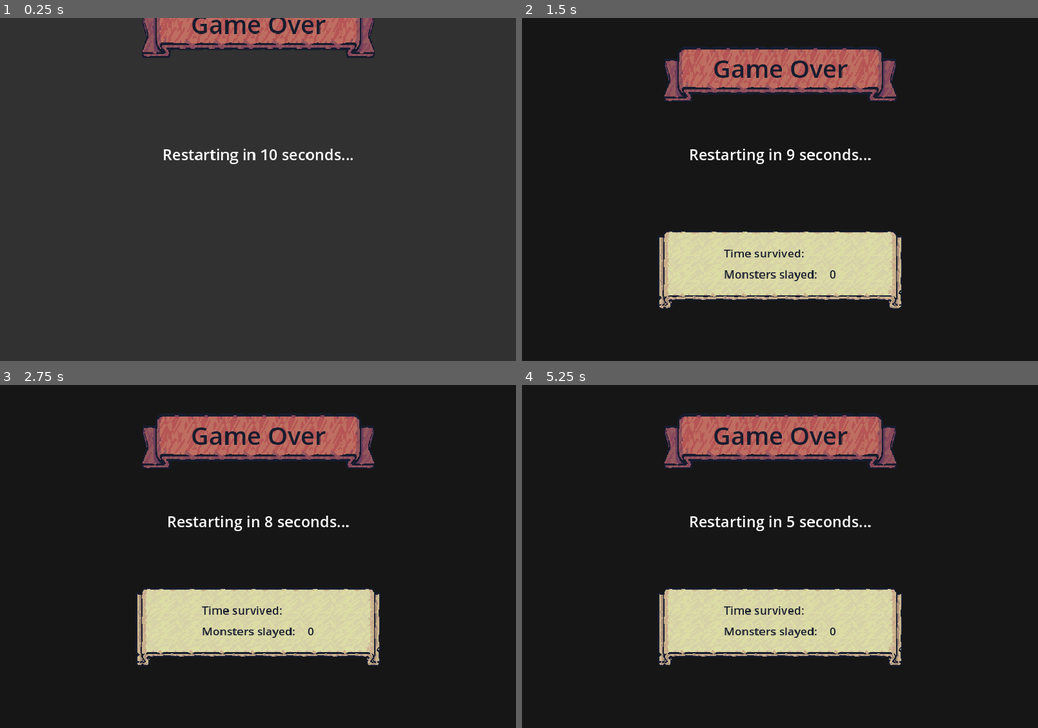
Above: before the commit, frames 1-4 (two rows, left to right).
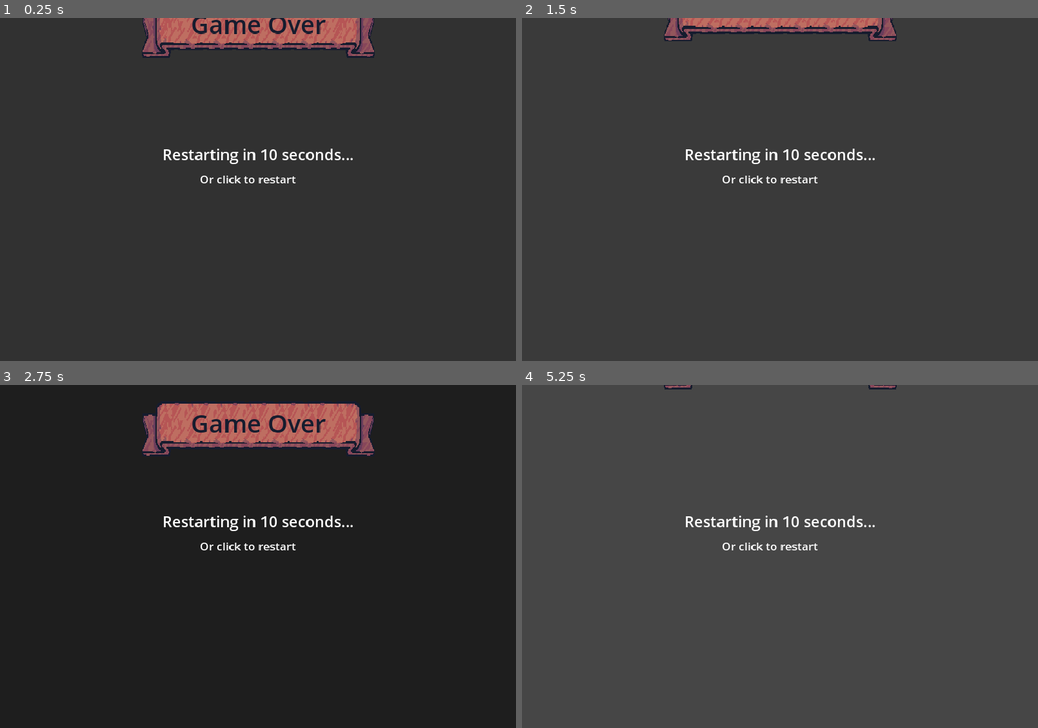
Above: after the commit, the same moments.

Repository: bluejynz/survivallike-godot
Game: Godot game, scene res://ui/game_over_ui.tscn
Two runs of this game, one before a commit and one after it. Both use one fixed random seed, a clock stepped at 60 frames per second and the inputs below. This scene is started directly instead of the project's main scene.
Inputs (mouse positions are in pixels of both pictures, inside the frame that each line leads up to):
- Up to frame 1 (0.25 s): no input
- Up to frame 2 (1.5 s): tap Enter at 0.5, 1.25 s; move the mouse to (893, 172) at 0.52 s; hold D (move_right) 0.53-1.25 s; click (893, 172) at 0.6 s; drag from (676, 206) to (754, 258) at 1.27 s
- Up to frame 3 (2.75 s): tap Enter at 2 s; move the mouse to (309, 481) at 2.02 s; hold D (move_right) from 2.03 s (still down); click (309, 481) at 2.1 s
- Up to frame 4 (5.25 s): release D (move_right) at 2.75 s; tap Enter at 2.75, 3.5, 4.25 s; drag from (754, 625) to (625, 505) at 2.77 s; move the mouse to (934, 607) at 3.52 s; hold A (move_left) 3.53-4.25 s; click (934, 607) at 3.6 s; drag from (625, 505) to (702, 470) at 4.27 s; move the mouse to (805, 556) at 5.02 s; hold S (move_down) from 5.03 s (still down); click (805, 556) at 5.1 s

The runs differ from the first frame. In frame 1, 0.2% of the frame differs, in the area x 38-58%, y 45-49%; in frame 2, 99%; in frame 3, 15%; in frame 4, 100%, in the area x 0-100%, y 0-100%.

Commit message:
feat: game over - restart on click

Diff:
--- a/ui/game_over_ui.gd
+++ b/ui/game_over_ui.gd
@@ -20,6 +20,10 @@
 	if restart_cooldown <= 0:
 		restart_game()
 
+func _input(event):
+	if event is InputEventMouseButton:
+		restart_cooldown = 0
+
 func restart_game():
 	GameManager.reset()
 	get_tree().reload_current_scene()
--- a/ui/game_over_ui.tscn
+++ b/ui/game_over_ui.tscn
@@ -134,6 +134,14 @@
 font = SubResource("SystemFont_kujg7")
 font_size = 32
 
+[sub_resource type="SystemFont" id="SystemFont_cxh4h"]
+font_names = PackedStringArray("Consolas")
+font_weight = 999
+
+[sub_resource type="LabelSettings" id="LabelSettings_mdgnk"]
+font = SubResource("SystemFont_cxh4h")
+font_size = 24
+
 [node name="GameOverUI" type="CanvasLayer"]
 script = ExtResource("1_pl3fv")
 
@@ -251,5 +259,20 @@
 offset_bottom = -57.0
 grow_horizontal = 2
 grow_vertical = 2
-text = "Restarting in 5 seconds..."
+text = "Restarting in 10 seconds..."
 label_settings = SubResource("LabelSettings_upmkd")
+
+[node name="Label" type="Label" parent="."]
+anchors_preset = 8
+anchor_left = 0.5
+anchor_top = 0.5
+anchor_right = 0.5
+anchor_bottom = 0.5
+offset_left = -123.5
+offset_top = -35.0
+offset_right = 123.5
+offset_bottom = -10.0
+grow_horizontal = 2
+grow_vertical = 2
+text = "Or click to restart"
+label_settings = SubResource("LabelSettings_mdgnk")
Not shown: 1 places in ui/game_over_ui.tscn that only renumber resources
Not shown, changed: readme.md
